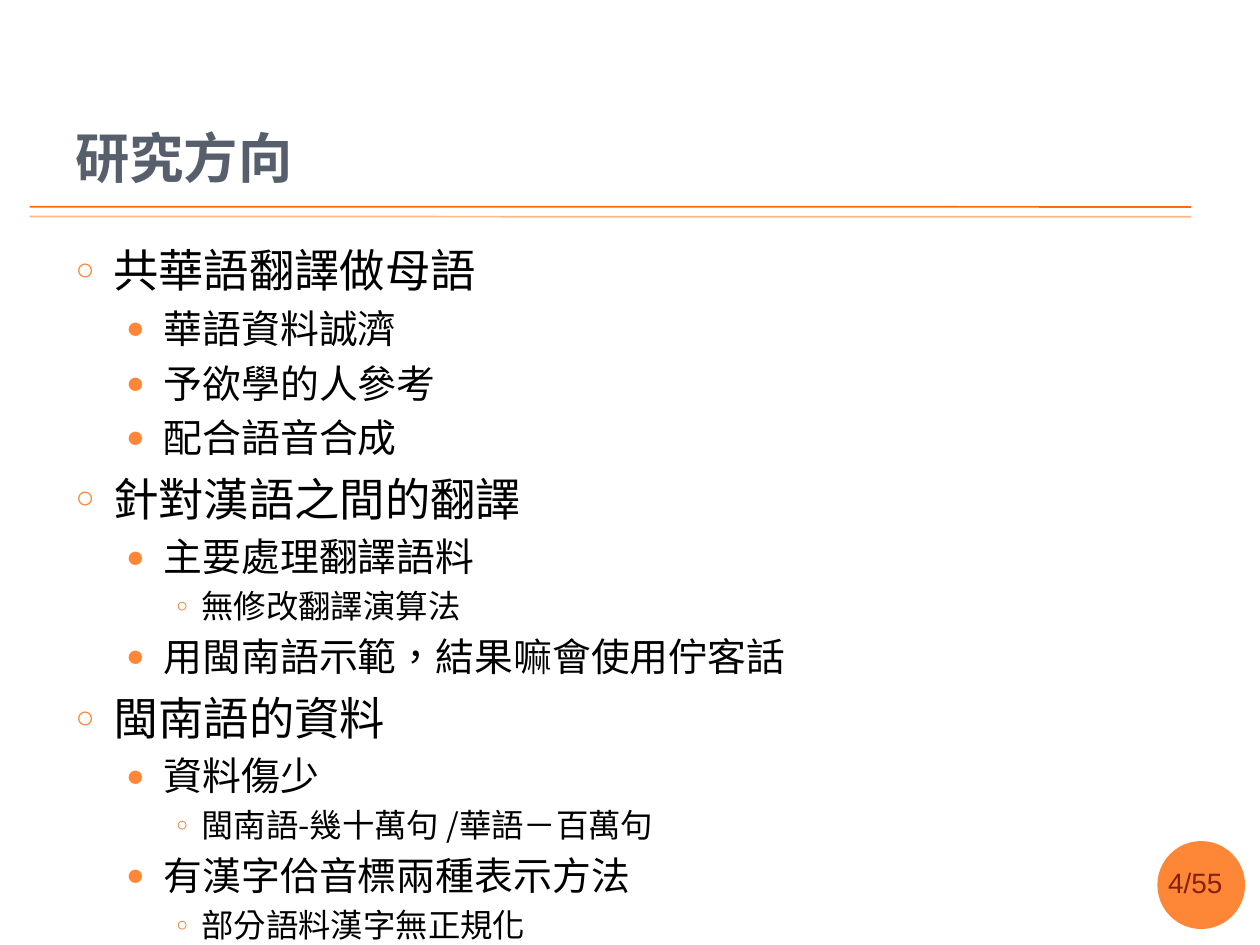
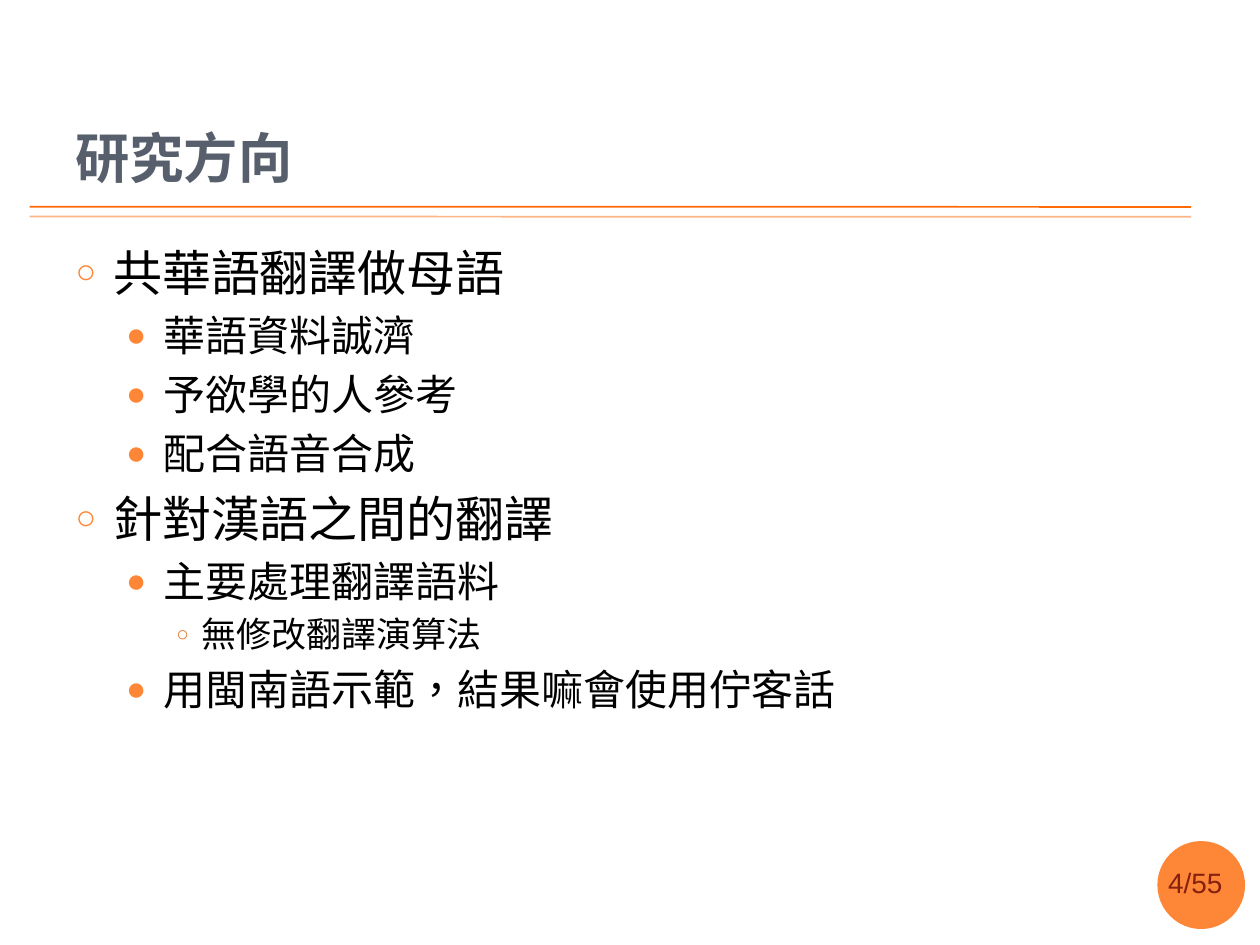
Before and after one commit to sih4sing5hong5/po3-ko3_tau5-iann2-phinn3, a slide deck: slide 4 of 翻譯報告.pptx. Drawn at 1260x945 pixels with LibreOffice and Linux fonts; fonts in the diff are those of the drawing; background and template pictures are left out. Boxes give left, top, right and bottom in pixels: in the first picture for what was removed or moved away, otherwise in the second. Text is boxed around its words. In the diff, an @@ line names an element or a change of style, - is before the commit and + after.

Commit message:
重巡一擺，改整理流程圖 實驗、方法、問題應該就差不多按呢下 fix #10 fix #11 丞宏

```diff
--- a/翻譯報告.pptx
+++ b/翻譯報告.pptx
@@ text "共華語翻譯做母語" at (113,249,836,709): size 25.9 to 28 pt in "共華語翻譯做母語", "針對漢語之間的翻譯"; size 22.2 to 24 pt in "華語資料誠濟", "予欲學的人參考", "配合語音合成", "主要處理翻譯語料" and 1 more places; size 18.5 to 20 pt in "無修改翻譯演算法" @@
@@ text at (113,697,653,940): paragraphs removed @@
-○ 閩南語的資料
-  ● 資料傷少
-    ○ 閩南語-幾十萬句 /華語－百萬句
-  ● 有漢字佮音標兩種表示方法
-    ○ 部分語料漢字無正規化
-    ○ 大部份語對料音標標本調，有一部分標變調
```
Also in this commit, not shown: 9 other slides changed.
